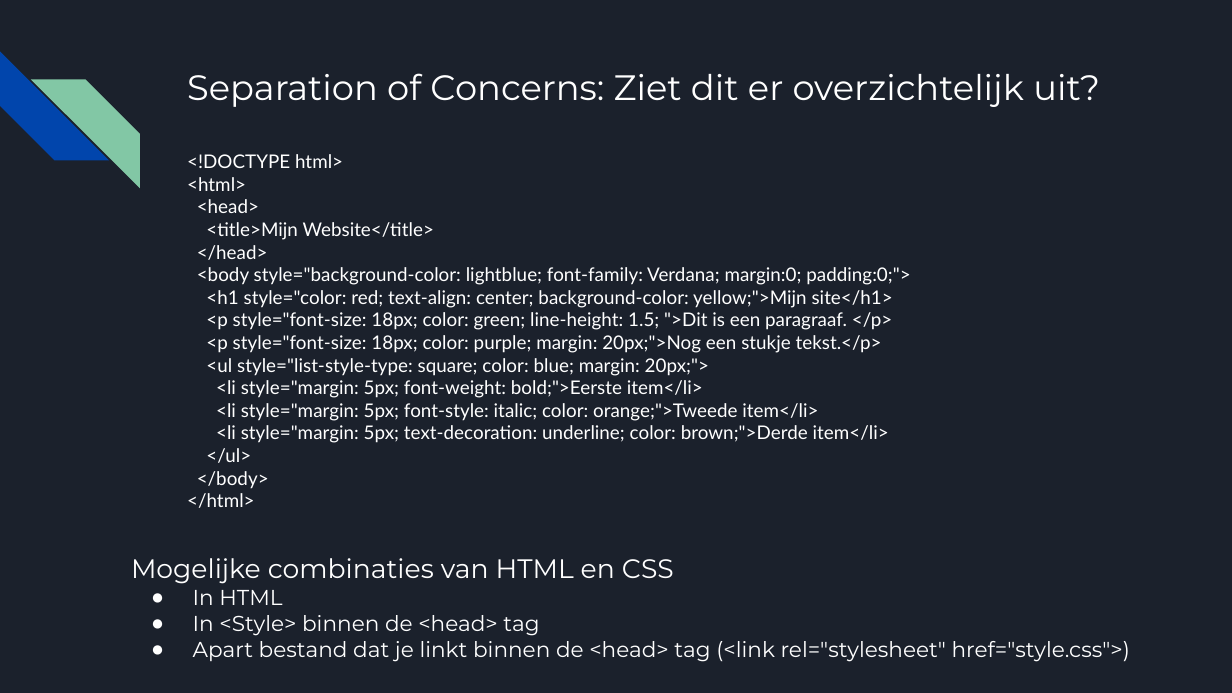
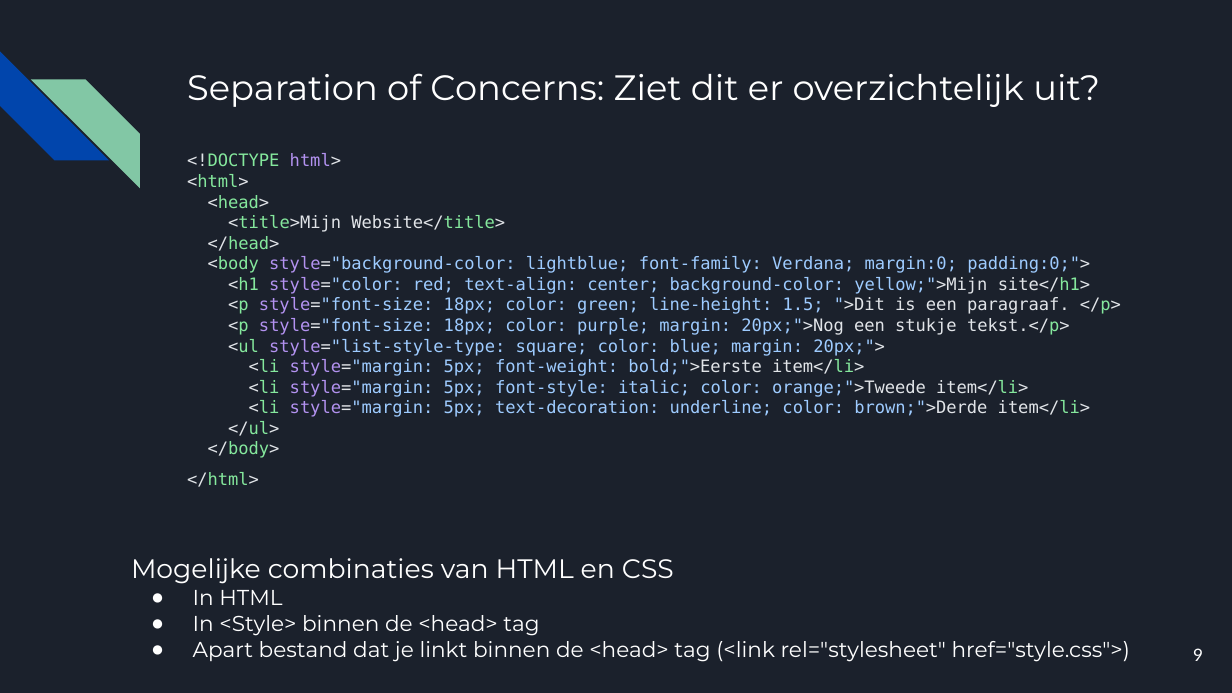
Before and after one commit to emmauscollege/emmauscollege.github.io, a slide deck: slide 9 of methode/static/theorie/webdesign/1.2-html-tags.pptx. Drawn at 1232x693 pixels with LibreOffice and Linux fonts; fonts in the diff are those of the drawing. Boxes give left, top, right and bottom in pixels: in the first picture for what was removed or moved away, otherwise in the second. Text is boxed around its words. In the diff, an @@ line names an element or a change of style, - is before the commit and + after.

```diff
--- a/methode/static/theorie/webdesign/1.2-html-tags.pptx
+++ b/methode/static/theorie/webdesign/1.2-html-tags.pptx
@@ text "<!DOCTYPE html>" at (187,153,1121,487): size 11 to 10 pt, font Lato to DejaVu Sans Mono; text colour #FFFFFF to #E1E4E8 in "<!DOCTYPE html>", "<html>", "<head>", "<title>Mijn Website</title>" and 12 more places; text colour #FFFFFF to #85E89D in "<!DOCTYPE", "<html>", "<head>", "<title>Mijn Website</title>" and 12 more places; text colour #FFFFFF to #B392F0 in "html>", "style="background-color:", "style="color:", "style="font-size:" and 5 more places; text colour #FFFFFF to #9ECBFF in "style="background-color: lightblue; font-family: Verdana; ma ...", "style="color: red; text-align: center; background-color: yel ...", "style="font-size: 18px; color: green; line-height: 1.5; ">Di ...", "style="font-size: 18px; color: purple; margin: 20px;">Nog" and 4 more places; line spacing 1 to 1.5 @@
@@ page number added at (1193,648,1203,661), 10 pt, text #FFFFFF @@
+9
```
Also in this commit, not shown: 13 other slides changed, 5 other files.
